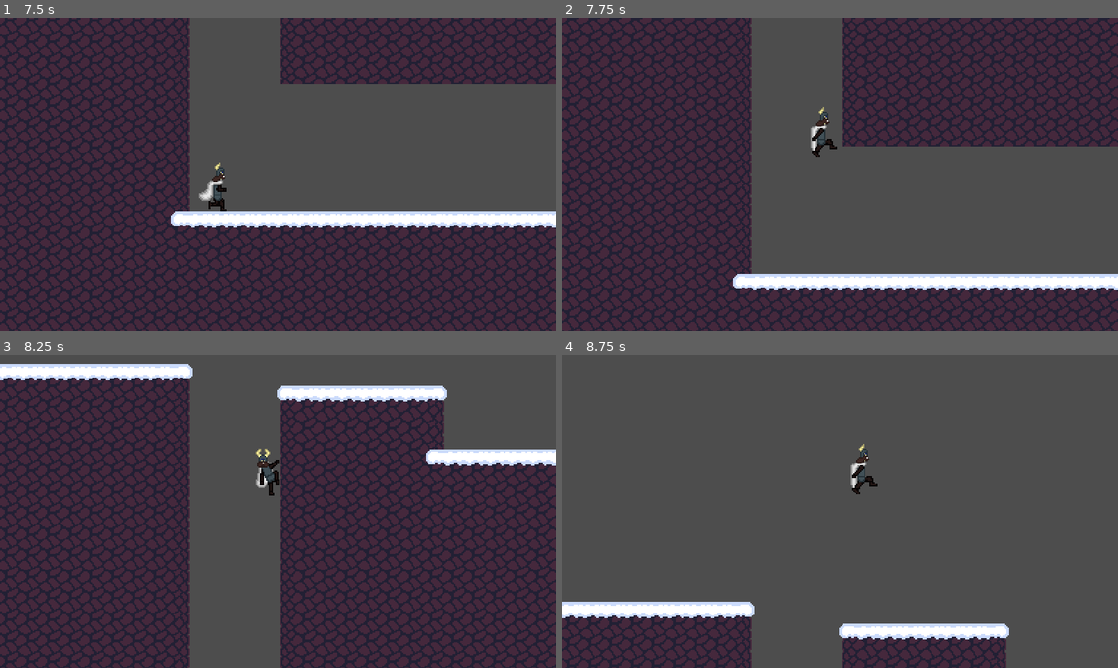
Above: before the commit, frames 1-4 (two rows, left to right).
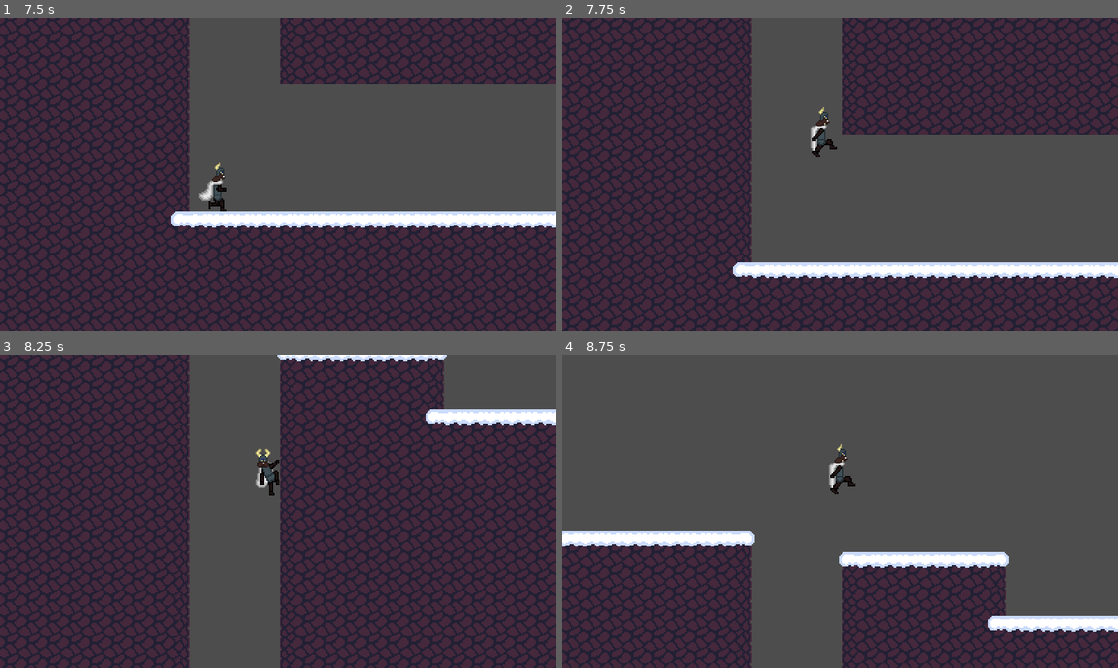
Above: after the commit, the same moments.

Repository: Tooffeer/1st-Semester-Creative-Project
Game: Godot game, scene res://Scenes/Main/main.tscn
The game is run twice, just before and just after one commit, with the same random seed, the same clock (stepped at 60 frames per second) and the same inputs.
Inputs (mouse positions are in pixels of both pictures, inside the frame that each line leads up to):
- Up to frame 1 (7.5 s): click "Start" at 0.5 s; click "Start" at 1.25 s; tap Enter (ui_accept) at 2, 4.25 s; hold D (right) 2.03-2.75 s; hold Space (jump) 2.03-2.75 s; click (183, 149) at 2.75 s; click (183, 149) at 3.5 s; hold D (right) 4.28-5.03 s; tap Space (jump) at 4.35, 4.52, 4.82, 5.85, 6.02, 6.32, 7.35 s; hold Space (jump) 5.03-5.78 s; hold A (left) 5.03-7.28 s; hold Space (jump) 6.53-7.28 s; hold D (right) from 7.28 s (still down)
- Up to frame 2 (7.75 s): keep holding D (right); tap Space (jump) at 7.52 s
- Up to frame 3 (8.25 s): keep holding D (right); tap Space (jump) at 7.82 s; hold Space (jump) from 8.03 s (still down)
- Up to frame 4 (8.75 s): keep holding D (right); keep holding Space (jump)

Frame 1 is identical in both runs. In frame 2, 36% of the frame differs, in the area x 0-100%, y 0-100%; in frame 3, 41%; in frame 4, 25%.
Error before the commit: Invalid operands 'float' and 'Vector2' in operator '+'. (res://Scenes/Game/Player2D/player.gd:65)
Error after the commit: Invalid operands 'float' and 'Vector2' in operator '+'. (res://Scenes/Game/Player2D/player.gd:67)

Commit message:
Simplified some more code

Diff:
--- a/1st Semester Creative Project/Scenes/Game/Player2D/player.gd
+++ b/1st Semester Creative Project/Scenes/Game/Player2D/player.gd
@@ -12,7 +12,7 @@
 
 # Jumping variables
 @export var jumpHeight : float = 55
-@export var jumpTimeToPeak : float = 0.265
+@export var jumpTimeToPeak : float = 0.295
 @export var jumpTimeToDescent : float = 0.22
 @export var coyoteTime : float = 0.16
 @export var wallJumpPushback : float = 275
@@ -27,7 +27,7 @@
 var isWallSliding : bool
 
 # Animation
-var states = ["Idling", "Running", "Jumping", "Falling", "Wallsliding"]
+var states = ["Idle", "Run", "Jump", "Fall", "Wallslide"]
 var currentState = states[0]
 
 func _ready():
@@ -36,13 +36,14 @@
 
 # Called every frame. 'delta' is the elapsed time since the previous frame.
 func _physics_process(delta):
-	# Movement functions
-	jump(delta)
-	wallSlide(delta)
-
 	# Get player input direction
 	var direction = Input.get_axis("left", "right")
 
+	# Movement functions
+	jump(delta, direction)
+	wallSlide(delta, direction)
+
+	# Get horizontal velocity
 	if direction:
 		velocity.x = move_toward(velocity.x, direction * runSpeed, delta * 600)
 	else:
@@ -53,13 +54,14 @@
 		velocity.y = 300
 
 	move_and_slide()
-	stateMachine(direction)
 
 	# Health system
 	if playerHealth <= 0:
 		die()
 
-func jump(delta):
+	stateMachine(direction)
+
+func jump(delta, direction):
 	if not is_on_floor():
 		# Apply gravity when in air
 		velocity.y += get_gravity() * delta
@@ -74,25 +76,22 @@
 		coyoteTimer = 0.0
 		canJump = true
 
-	# When player jumps
-	if Input.is_action_just_pressed("jump"):
-		# Jumping from floor
-		if Input.is_action_pressed("jump"):
-			if canJump:
-				velocity.y = jumpVelocity
-				canJump = false
+	# When player tries to jump
+	if Input.is_action_just_pressed("jump") and is_on_wall():
+		# Jumping off of a wall
+		if direction != 0:
+			velocity.y = jumpVelocity
+			if direction < 0:
+				velocity.x = wallJumpPushback
+			if direction > 0:
+				velocity.x = -wallJumpPushback
+	if Input.is_action_pressed("jump"):
+		# Jumping from ground
+		if canJump:
+			velocity.y = jumpVelocity
+			canJump = false
 
-		# Jumping off of a right wall
-		if is_on_wall() and Input.is_action_pressed("right"):
-			velocity.y = jumpVelocity
-			velocity.x = -wallJumpPushback
-
-		# Jumping off of a left wall
-		if is_on_wall() and Input.is_action_pressed("left"):
-			velocity.y = jumpVelocity
-			velocity.x = wallJumpPushback
-
-func wallSlide(delta):
+func wallSlide(delta, direction):
 	if is_on_wall() and !is_on_floor():
 		if Input.is_action_pressed("left") or Input.is_action_pressed("right"):
 			isWallSliding = true
@@ -105,10 +104,6 @@
 
 func get_gravity():
 	return jumpGravity if velocity.y < 0.0 else fallGravity
-
-func die():
-	# Removes the player scene
-	queue_free()
 
 func stateMachine(direction):
 	# Face sprite in the direction of movement
@@ -126,27 +121,24 @@
 			sprite.flip_h = false
 		if direction > 0:
 			sprite.flip_h = true
-	elif velocity.x == 0 and velocity.y == 0:
+	elif velocity == Vector2.ZERO:
 		# Is standing still
 		currentState = states[0]
-	elif velocity.x != 0 and velocity.y == 0:
-		# Is moving on ground
-		currentState = states[1]
 	elif velocity.y < 0:
 		# Is rising
 		currentState = states[2]
 	elif velocity.y > 0:
 		# Is falling
 		currentState = states[3]
+	elif velocity.x != 0:
+		# Is moving on ground
+		currentState = states[1]
 
-	# Play animation
-	if currentState == states[0]:
-		sprite.play("Idle")
-	elif currentState == states[1]:
-		sprite.play("Run")
-	elif currentState == states[2]:
-		sprite.play("Jump")
-	elif currentState == states[3]:
-		sprite.play("Fall")
-	elif currentState == states[4]:
-		sprite.play("Wallslide")
+	# Match state with animation
+	for state in states:
+		if currentState == state:
+			sprite.play(state)
+
+func die():
+	# Removes the player scene
+	queue_free()
--- a/1st Semester Creative Project/Scenes/Game/Player2D/player.tscn
+++ b/1st Semester Creative Project/Scenes/Game/Player2D/player.tscn
@@ -176,7 +176,7 @@
 [node name="AnimatedSprite2D" type="AnimatedSprite2D" parent="."]
 sprite_frames = SubResource("SpriteFrames_inid1")
 animation = &"Wallslide"
-frame_progress = 0.126572
+frame_progress = 0.272737
 
 [node name="Camera2D" type="Camera2D" parent="."]
 position = Vector2(0, -28)
